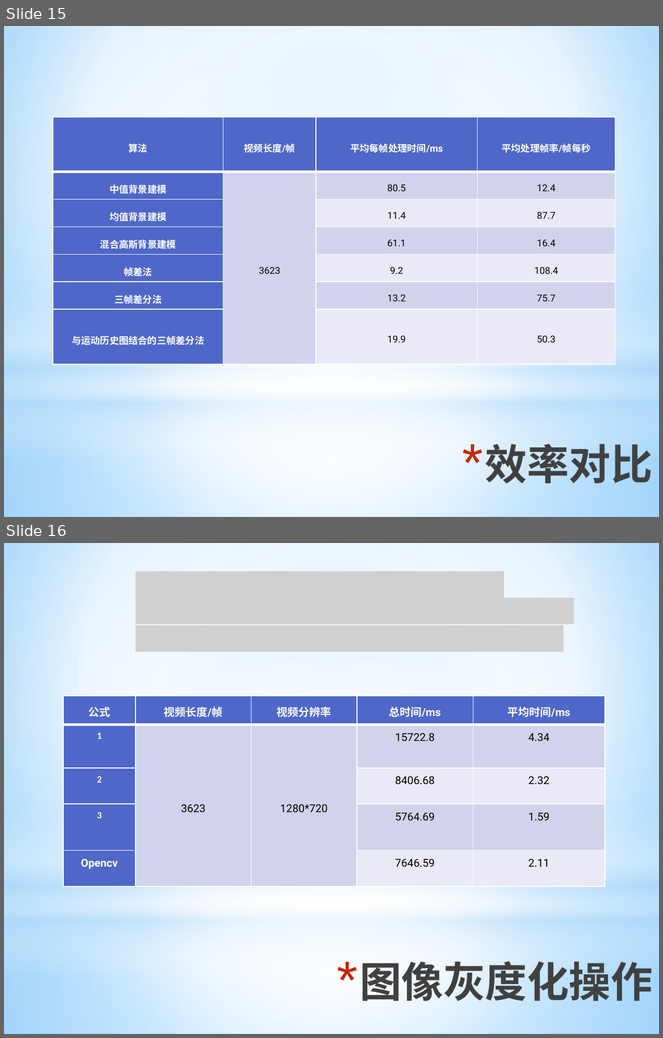
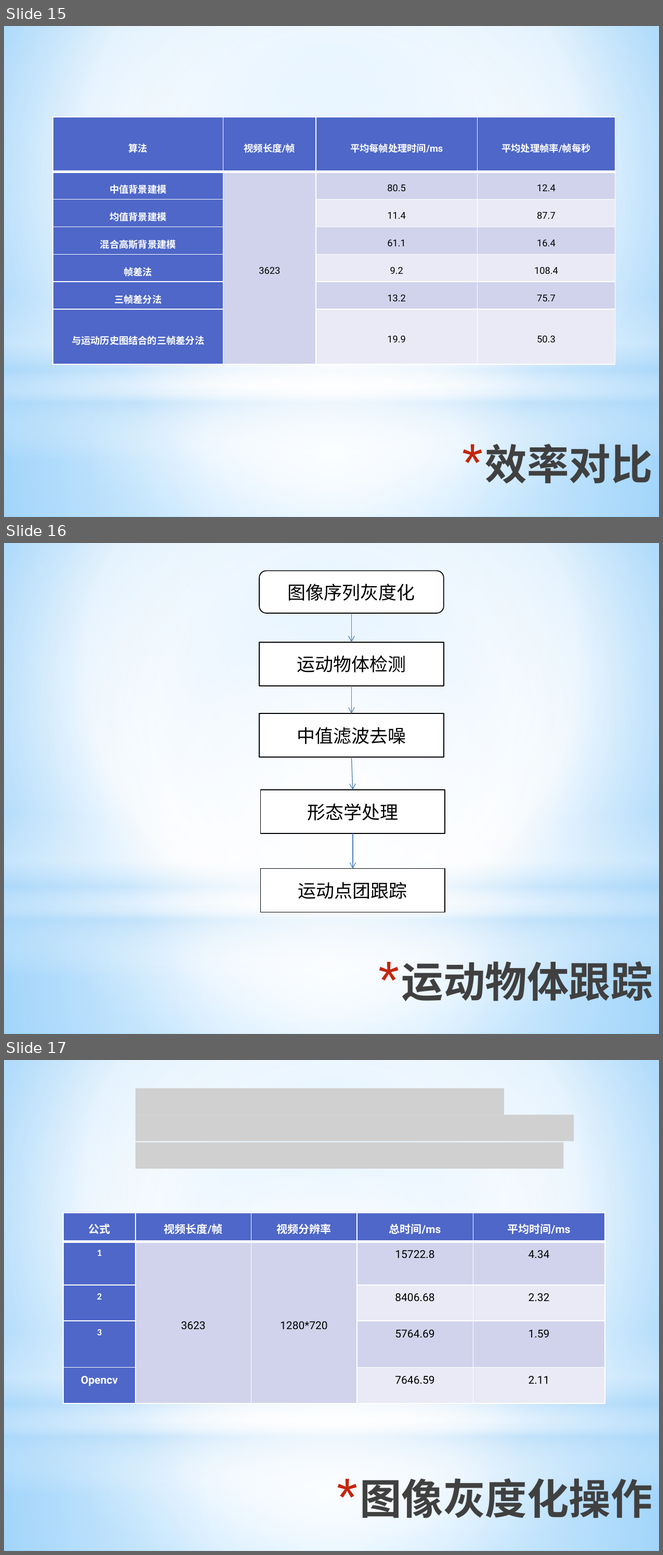
Before and after one commit to ronnyMakhuddin/motion-detect-tiqu, a slide deck: 研究生毕业设计/文档管理/预答辩/毕业设计预答辩.pptx. Shown one above the other, each under a label of ours: slides 15 and 16 before the commit, slides 15, 16 and 17 after it. The pictures are 663x1038 and 663x1555 pixels, drawn with LibreOffice and Linux fonts; fonts in the diff are those of the drawing; grey boxes stand for pictures. Boxes give left, top, right and bottom in pixels: in the first picture for what was removed or moved away, otherwise in the second. Text is boxed around its words. In the diff, an @@ line names an element or a change of style, - is before the commit and + after.

```diff
--- a/研究生毕业设计/文档管理/预答辩/毕业设计预答辩.pptx
+++ b/研究生毕业设计/文档管理/预答辩/毕业设计预答辩.pptx
@@ slide 16 added at (x1=4, y1=543, x2=659, y2=1034), background gradient #9ED5FF to #FFFFFF to #5BB9FF; not listed: 4 template elements that a slide beside it also shows @@
@@ group added at (x1=259, y1=571, x2=445, y2=913): 4 rectangles, 4 arrows, 1 rounded rectangle @@
+图像序列灰度化
+运动物体检测
+中值滤波去噪
+形态学处理
+运动点团跟踪
@@ title added at (x1=402, y1=955, x2=653, y2=1008), 46 pt, text gradient #000000 to #404040 to #212745, bold @@
+* 运动物体跟踪
@@ what was slide 16 is now slide 17 @@
```
Also in this commit, not shown: 3 slides changed, 3 other slides added, 1 slide removed, 2 other files.
